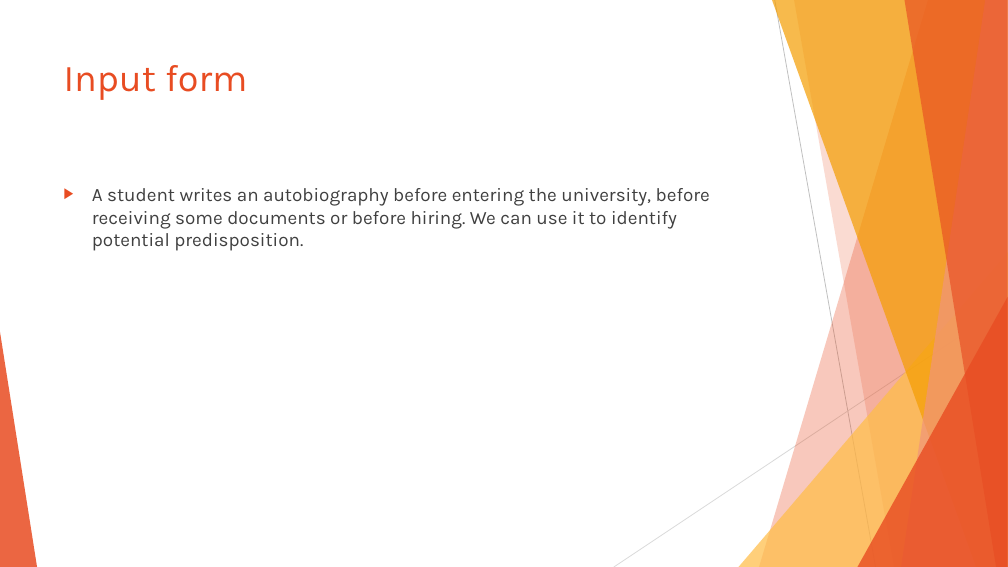
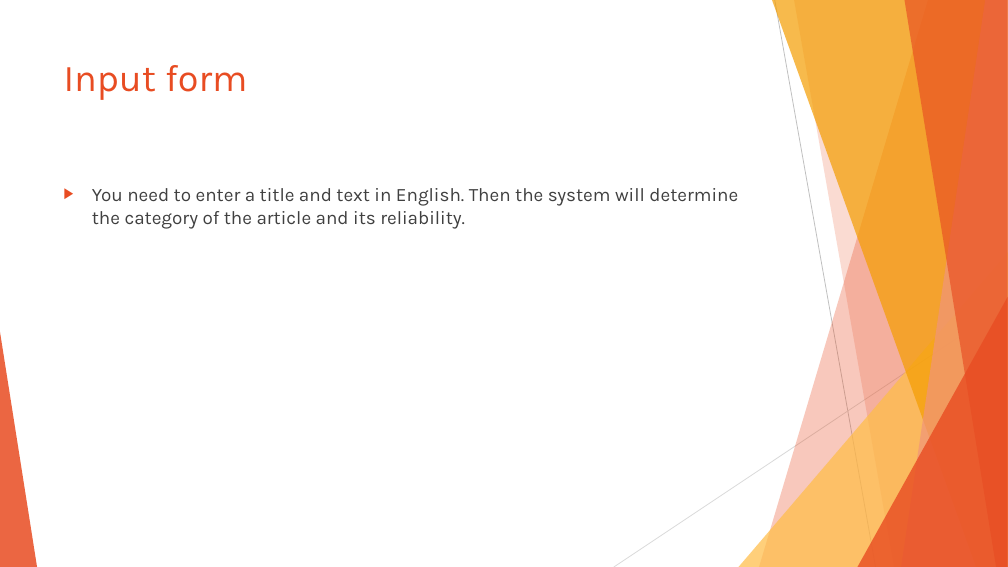
Before and after one commit to BauyrzhanAzimkhanov/Machine-learning, a slide deck: slide 6 of Project.pptx (slide 4 before the commit). Drawn at 1008x567 pixels with LibreOffice and Linux fonts; fonts in the diff are those of the drawing. Boxes give left, top, right and bottom in pixels: in the first picture for what was removed or moved away, otherwise in the second. Text is boxed around its words. In the diff, an @@ line names an element or a change of style, - is before the commit and + after.

```diff
--- a/Project.pptx
+++ b/Project.pptx
@@ text at box(92, 188, 738, 229): text changed @@
-▶ A student writes an autobiography before entering the university, before receiving some documents or before hiring. We can use it to identify potential predisposition.
+▶ You need to enter a title and text in English. Then the system will determine the category of the article and its reliability.
```
Also in this commit, not shown: 5 other slides changed, 2 slides added, 13 other files.
